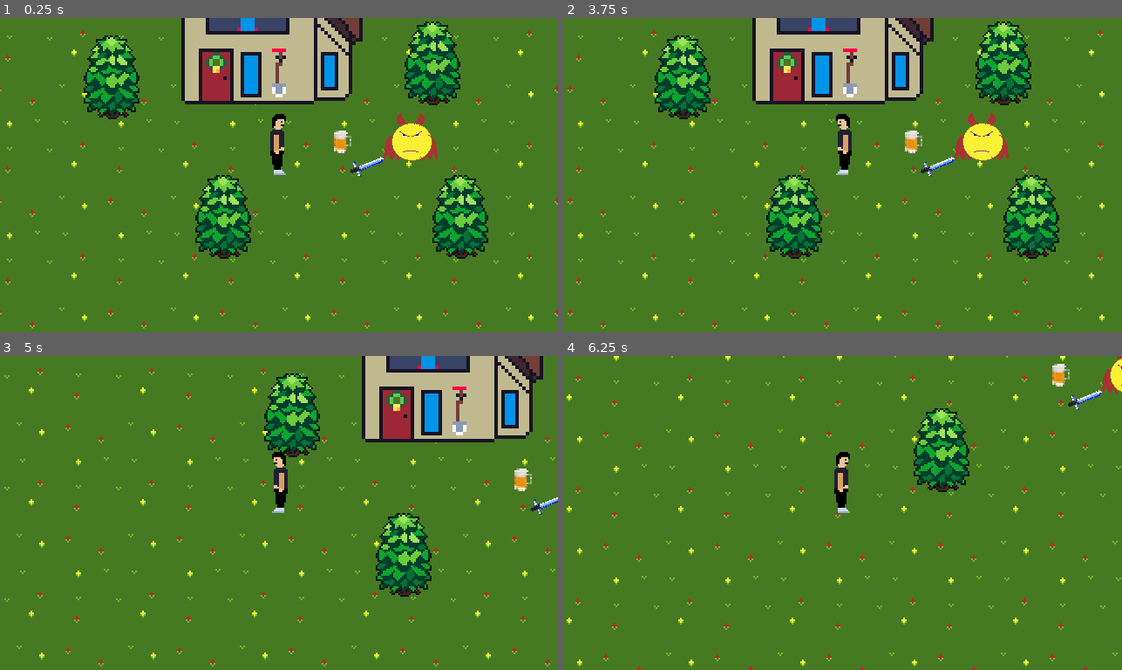
Above: before the commit, frames 1-4 (two rows, left to right).
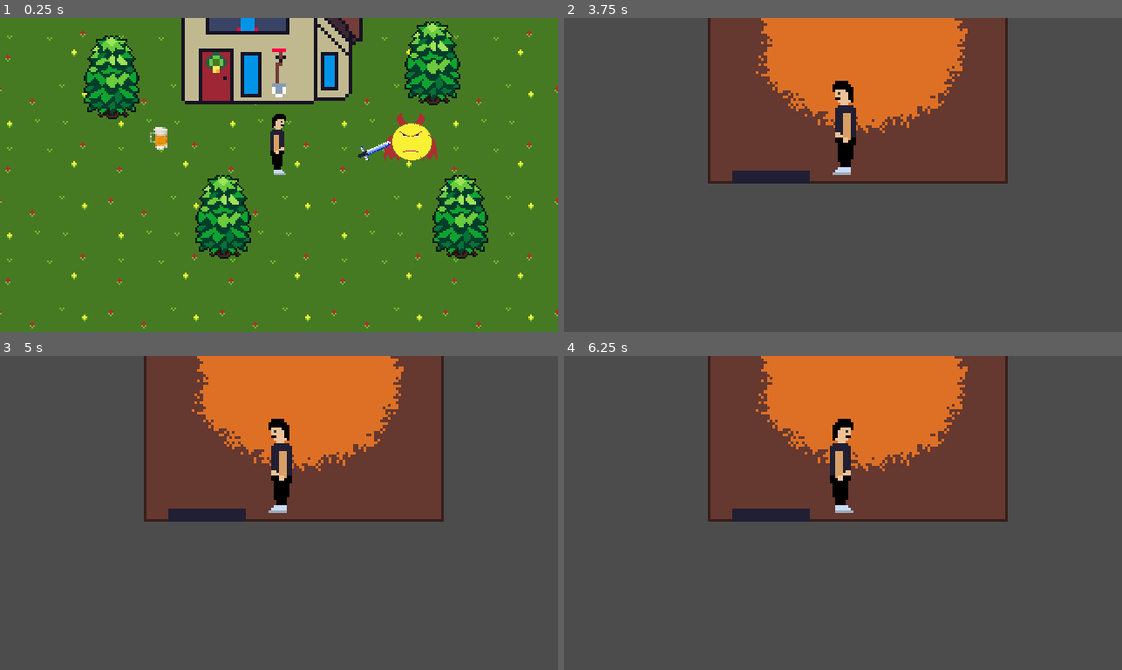
Above: after the commit, the same moments.

Repository: VictorINT/in-land
Game: Godot game, scene res://world.tscn
Two runs of this game, one before a commit and one after it. Both use one fixed random seed, a clock stepped at 60 frames per second and the inputs below.
Inputs:
- Up to frame 1 (0.25 s): no input
- Up to frame 2 (3.75 s): tap Enter at 0.5, 3.5 s; hold Right (ui_right) 0.53-1.28 s; tap Q (drop) at 0.6, 2.85 s; hold Down (ui_down) 1.28-2.03 s; tap I (interact) at 1.35, 3.6 s; hold Right (ui_right) 2.03-2.78 s; tap E (pick) at 2.1 s; tap Space at 2.75 s; hold Up (ui_up) 2.78-3.53 s; hold Left (ui_left) from 3.53 s (still down)
- Up to frame 3 (5 s): keep holding Left (ui_left); tap E (pick) at 4.35 s
- Up to frame 4 (6.25 s): release Left (ui_left) at 5.03 s; hold Down (ui_down) 5.03-5.78 s; tap Q (drop) at 5.1 s; hold Right (ui_right) from 5.78 s (still down); tap I (interact) at 5.85 s

The runs differ from the first frame. In frame 1, 0.6% of the frame differs, in the area x 26-70%, y 34-51%; in frame 2, 100%; in frame 3, 100%; in frame 4, 100%, in the area x 0-100%, y 0-100%.
Error after the commit: Invalid set index 'inverted' (on base: 'StaticBody2D') with value of type 'bool'. (res://resources/player.gd:38)

Commit message:
Improved shit Modified item system(Me make it gooood :))))

Diff:
--- a/bere.tscn
+++ b/bere.tscn
@@ -1,19 +1,33 @@
-[gd_scene load_steps=3 format=2]
+[gd_scene load_steps=4 format=2]
 
 [ext_resource path="res://resources/halba_bere.png" type="Texture" id=1]
 
+[sub_resource type="GDScript" id=2]
+script/source = "extends KinematicBody2D
+
+
+var inverted = false setget setFunction
+
+func setFunction(value):
+	inverted = value
+	$Sprite.flip_h = value
+"
+
 [sub_resource type="CapsuleShape2D" id=1]
-radius = 3.76256
-height = 5.73009
+radius = 7.25656
+height = 24.9012
 
 [node name="bere" type="KinematicBody2D"]
 collision_layer = 2
 collision_mask = 0
+script = SubResource( 2 )
 
 [node name="Sprite" type="Sprite" parent="."]
-position = Vector2( 1.01958, -27.7704 )
+position = Vector2( 0.281002, -27.763 )
 texture = ExtResource( 1 )
+flip_h = true
 
 [node name="CollisionShape2D" type="CollisionShape2D" parent="."]
-position = Vector2( -4.82288, -19.3342 )
+position = Vector2( 0.795769, -20.6452 )
+rotation = 1.5708
 shape = SubResource( 1 )
--- a/player.tscn
+++ b/player.tscn
@@ -30,7 +30,7 @@
 shape = SubResource( 2 )
 
 [node name="Position2D" type="Position2D" parent="."]
-position = Vector2( -0.206642, -2.70379 )
+position = Vector2( -0.118, 0.887 )
 
 [node name="RemoteTransform2D" type="RemoteTransform2D" parent="Position2D"]
 [connection signal="body_entered" from="Area2D" to="." method="_on_Area2D_body_entered"]
--- a/resources/player.gd
+++ b/resources/player.gd
@@ -31,11 +31,11 @@
 	if velocity.x < 0:
 		$Sprite.flip_h = true
 		if selectedItem != null:
-			selectedItem.get_node("Sprite").flip_h = true
+			selectedItem.inverted = true
 	elif velocity.x > 0:
 		$Sprite.flip_h = false
 		if selectedItem != null:
-			selectedItem.get_node("Sprite").flip_h = false
+			selectedItem.inverted = false
 
 	if Input.is_action_just_pressed("pick") and item != null:
 		selectedItem = item
--- a/sword.tscn
+++ b/sword.tscn
@@ -1,6 +1,17 @@
-[gd_scene load_steps=3 format=2]
+[gd_scene load_steps=4 format=2]
 
 [ext_resource path="res://resources/sword.png" type="Texture" id=1]
+
+[sub_resource type="GDScript" id=2]
+script/source = "extends KinematicBody2D
+
+
+var inverted = false setget setFunction
+
+func setFunction(value):
+	inverted = value
+	$Sprite.flip_h = value
+"
 
 [sub_resource type="CapsuleShape2D" id=1]
 radius = 0.955204
@@ -10,12 +21,14 @@
 rotation = 0.380482
 collision_layer = 2147483650
 collision_mask = 0
+script = SubResource( 2 )
 
 [node name="Sprite" type="Sprite" parent="."]
-position = Vector2( 0, -6.43541 )
+position = Vector2( 1.14503, -16.6116 )
+rotation = -0.0195735
 texture = ExtResource( 1 )
 
 [node name="CollisionShape2D" type="CollisionShape2D" parent="."]
-position = Vector2( 6.13839, -14.491 )
+position = Vector2( 6.30715, -24.0435 )
 rotation = 0.760963
 shape = SubResource( 1 )
--- a/world.tscn
+++ b/world.tscn
@@ -31,17 +31,16 @@
 [node name="Camera2D" type="Camera2D" parent="elemente/YSort/player/player"]
 current = true
 
-[node name="bere" type="YSort" parent="elemente/YSort/player"]
+[node name="items" type="YSort" parent="elemente/YSort/player"]
 
-[node name="bere" parent="elemente/YSort/player/bere" instance=ExtResource( 5 )]
-position = Vector2( 160, 88 )
+[node name="sword" parent="elemente/YSort/player/items" instance=ExtResource( 8 )]
+position = Vector2( 160, 92.8251 )
+rotation = 0.369027
+scale = Vector2( 0.995504, 0.971556 )
+
+[node name="bere" parent="elemente/YSort/player/items" instance=ExtResource( 5 )]
+position = Vector2( 46.3326, 85.8787 )
 scale = Vector2( 1.00592, 0.991091 )
-
-[node name="weapons" type="YSort" parent="elemente/YSort/player"]
-scale = Vector2( 1, 0.966928 )
-
-[node name="sword" parent="elemente/YSort/player/weapons" instance=ExtResource( 8 )]
-position = Vector2( 160, 96 )
 
 [node name="trees" type="YSort" parent="elemente/YSort"]
 position = Vector2( 24, 72 )
